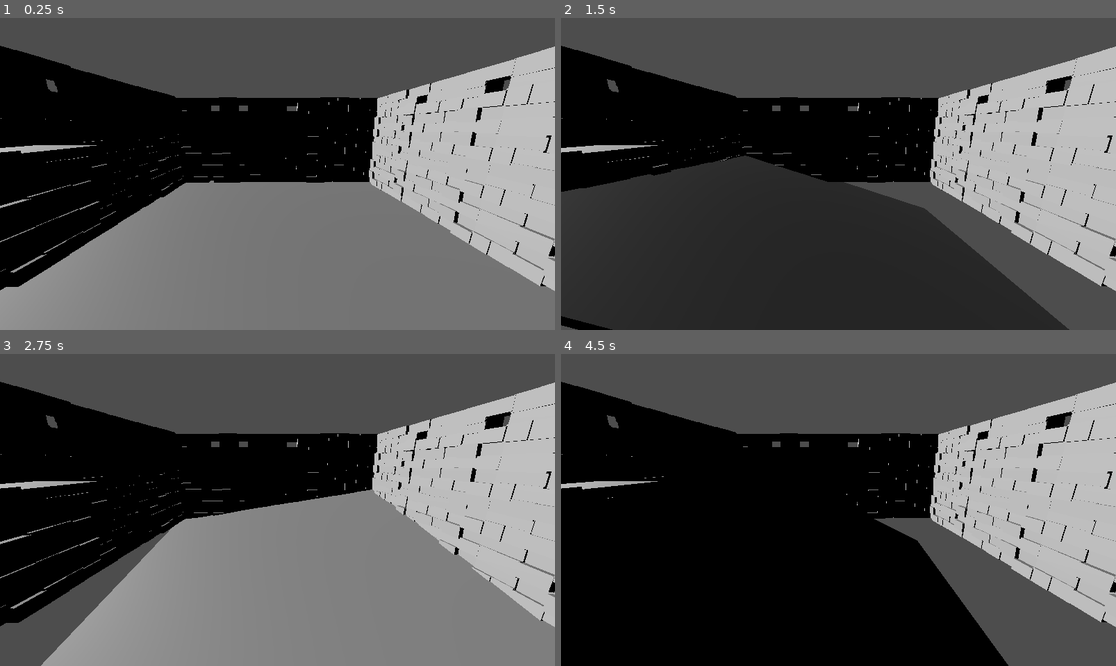
Above: before the commit, frames 1-4 (two rows, left to right).
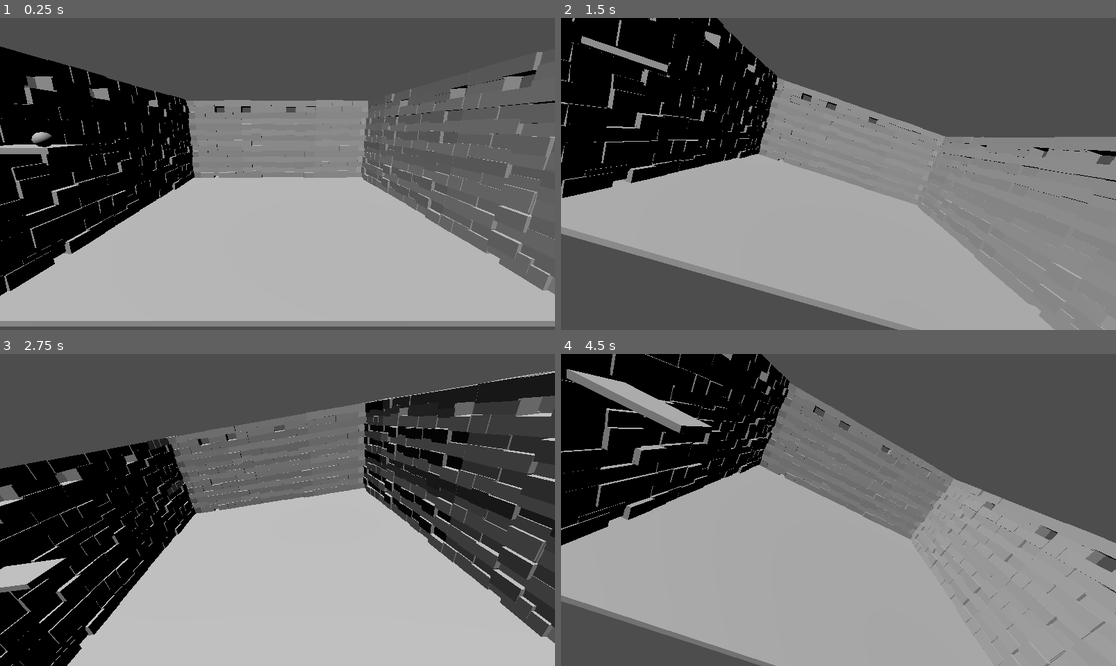
Above: after the commit, the same moments.

Repository: bam-squifi/gamejam-2025-bubbles
Game: Godot game, scene res://Leve_1.tscn
Same seed, same stepped clock (60 frames per second), same inputs: the game is played once before the commit and once after it.
Inputs (mouse positions are in pixels of both pictures, inside the frame that each line leads up to):
- Up to frame 1 (0.25 s): no input
- Up to frame 2 (1.5 s): tap Enter at 0.5 s; move the mouse to (960, 158) at 0.52 s; move the mouse to (727, 189) at 1.27 s
- Up to frame 3 (2.75 s): tap Space at 2 s; move the mouse to (333, 441) at 2.02 s
- Up to frame 4 (4.5 s): tap Enter at 2.75, 4.25 s; move the mouse to (810, 572) at 2.77 s; tap Space at 3.5 s; move the mouse to (1005, 556) at 3.52 s; move the mouse to (672, 463) at 4.27 s

The runs differ from the first frame. In frame 1, 61% of the frame differs, in the area x 0-100%, y 8-100%; in frame 2, 76%; in frame 3, 71%; in frame 4, 79%, in the area x 0-100%, y 0-100%.

Commit message:
creates step scene

Diff:
--- a/Leve_1.tscn
+++ b/Leve_1.tscn
@@ -1,42 +1,38 @@
-[gd_scene load_steps=4 format=3 uid="uid://pylim5r3d7d0"]
+[gd_scene load_steps=5 format=3 uid="uid://pylim5r3d7d0"]
 
 [ext_resource type="Script" path="res://base_movement.gd" id="1_8h61v"]
 [ext_resource type="PackedScene" uid="uid://y7dsnl4c14pf" path="res://wall.tscn" id="1_gfc40"]
-
-[sub_resource type="BoxMesh" id="BoxMesh_dcd7w"]
+[ext_resource type="PackedScene" uid="uid://bb7oauwmbmeu" path="res://step.tscn" id="3_fv5xo"]
+[ext_resource type="PackedScene" path="res://ball.tscn" id="3_hgpc2"]
 
 [node name="Welt" type="Node3D"]
 
 [node name="Wall_left" type="Node" parent="."]
-
-[node name="Node3D-test" parent="Wall_left" instance=ExtResource("1_gfc40")]
-
-[node name="Node3D-test2" parent="Wall_left" instance=ExtResource("1_gfc40")]
-transform = Transform3D(0.999999, 0.00130539, -0.000182461, -0.00130535, 0.999999, 0.000375011, 0.000182888, -0.000374793, 1, 4.0961, 2.38419e-07, -2.706)
-
-[node name="Node3D-test3" parent="Wall_left" instance=ExtResource("1_gfc40")]
-transform = Transform3D(-0.000182932, 0.000374793, -1, -0.00130535, 0.999999, 0.000375011, 0.999999, 0.00130539, -0.000182505, -0.0765221, 2.38419e-07, -6.29865)
 
 [node name="Groundplane" type="CSGBox3D" parent="."]
 transform = Transform3D(-2.5116, 0, 1.06699e-07, 0, -0.095171, 0, -2.19571e-07, 0, -1.22049, 0.161287, -0.00480056, -2.91855)
 size = Vector3(3.53174, 0.918945, 6.77008)
 script = ExtResource("1_8h61v")
 
+[node name="step" parent="Groundplane" instance=ExtResource("3_fv5xo")]
+transform = Transform3D(-0.482175, 0, -1.86868e-08, 0, -0.83875, 0, 8.6745e-08, 0, -0.439872, 1.43395, -22.2909, -2.74495)
+skeleton = NodePath("../..")
+
+[node name="Node3D-test" parent="Groundplane" instance=ExtResource("1_gfc40")]
+transform = Transform3D(-0.398152, -0.000519744, 7.26125e-05, 0.0137158, -10.5074, -0.00394039, -0.000149776, 0.000307084, -0.819341, 1.70369, -0.050444, -0.174154)
+
+[node name="Node3D-test2" parent="Groundplane" instance=ExtResource("1_gfc40")]
+transform = Transform3D(-0.398152, -0.000519744, 7.26125e-05, 0.0137158, -10.5074, -0.00394039, -0.000149776, 0.000307084, -0.819341, -1.56665, -0.050444, -0.174153)
+
+[node name="Node3D-test3" parent="Groundplane" instance=ExtResource("1_gfc40")]
+transform = Transform3D(7.27999e-05, -0.000149225, 0.398153, 0.0137158, -10.5074, -0.00394039, -0.819341, -0.00106956, 0.000149462, 0.0946846, -0.050444, 2.76946)
+
 [node name="Camera3D" type="Camera3D" parent="."]
-transform = Transform3D(1, 0, 0, 0, 0.973829, 0.22728, 0, -0.22728, 0.973829, 0.0862003, 2.42286, 2.4731)
+transform = Transform3D(1, 0, 0, 0, 0.973829, 0.22728, 0, -0.22728, 0.973829, 0.0862003, 2.42286, 3.28746)
 
 [node name="DirectionalLight3D" type="DirectionalLight3D" parent="."]
-transform = Transform3D(-0.0750126, -0.430229, -0.899598, -0.783144, -0.533046, 0.32023, -0.617299, 0.728536, -0.296946, -5.8192, 4.78192, 2.08189e-12)
+transform = Transform3D(-0.44074, 0.87638, -0.194184, -0.474765, -0.0439963, 0.879012, 0.761805, 0.479607, 0.435466, -2.1985, 4.78192, 3.13515)
 light_energy = 1.821
 
-[node name="MeshInstance3D" type="MeshInstance3D" parent="."]
-transform = Transform3D(1.21103, 0, 0, 0, 0.0798246, 0, 0, 0, 0.53686, -3.44023, 2.11665, 0.431635)
-mesh = SubResource("BoxMesh_dcd7w")
-
-[node name="MeshInstance3D2" type="MeshInstance3D" parent="."]
-transform = Transform3D(1.21103, 0, 0, 0, 0.0798246, 0, 0, 0, 0.53686, -3.44023, 2.08513, -0.100742)
-mesh = SubResource("BoxMesh_dcd7w")
-
-[node name="MeshInstance3D3" type="MeshInstance3D" parent="."]
-transform = Transform3D(1.21103, 0, 0, 0, 0.0798246, 0, 0, 0, 0.53686, -3.44023, 2.08513, -0.591878)
-mesh = SubResource("BoxMesh_dcd7w")
+[node name="Ball" parent="." instance=ExtResource("3_hgpc2")]
+transform = Transform3D(1, 0, 0, 0, 1, 0, 0, 0, 1, -3.01124, 2.34542, 0.568979)
--- /dev/null
+++ b/step.tscn
@@ -0,0 +1,14 @@
+[gd_scene load_steps=3 format=3 uid="uid://bb7oauwmbmeu"]
+
+[sub_resource type="BoxMesh" id="BoxMesh_dcd7w"]
+
+[sub_resource type="BoxShape3D" id="BoxShape3D_cxbxt"]
+
+[node name="step" type="MeshInstance3D"]
+transform = Transform3D(1.21103, 0, 0, 0, 0.0798246, 0, 0, 0, 0.53686, -3.44023, 2.11665, 0.431635)
+mesh = SubResource("BoxMesh_dcd7w")
+
+[node name="StaticBody3D" type="StaticBody3D" parent="."]
+
+[node name="CollisionShape3D" type="CollisionShape3D" parent="StaticBody3D"]
+shape = SubResource("BoxShape3D_cxbxt")
--- a/wall.tscn
+++ b/wall.tscn
@@ -1,6 +1,9 @@
-[gd_scene load_steps=2 format=3 uid="uid://y7dsnl4c14pf"]
+[gd_scene load_steps=3 format=3 uid="uid://y7dsnl4c14pf"]
 
 [sub_resource type="BoxMesh" id="BoxMesh_pr50d"]
+
+[sub_resource type="BoxShape3D" id="BoxShape3D_j44e1"]
+size = Vector3(0.361481, 3.58362, 8.22836)
 
 [node name="Node3D-test" type="Node3D"]
 transform = Transform3D(0.999999, 0.00130539, -0.000182461, -0.00130535, 0.999999, 0.000375011, 0.000182888, -0.000374793, 1, -4.11769, 2.38419e-07, -2.706)
@@ -2972,3 +2975,9 @@
 [node name="Stone760" type="CSGBox3D" parent="."]
 transform = Transform3D(-2.00196, -0.00632249, -0.000701566, -0.133532, 0.0947894, 2.19631e-07, -0.00115282, -3.65793e-06, 1.2183, 0.124288, 3.38857, -2.38039)
 size = Vector3(0.172722, 3.05058, 0.29847)
+
+[node name="StaticBody3D" type="StaticBody3D" parent="."]
+
+[node name="CollisionShape3D" type="CollisionShape3D" parent="StaticBody3D"]
+transform = Transform3D(1, 3.98286e-11, 1.37089e-12, 2.65761e-11, 1, 4.94808e-12, 3.37815e-13, 4.25906e-12, 1, 0.0994653, 1.76464, -0.205252)
+shape = SubResource("BoxShape3D_j44e1")
